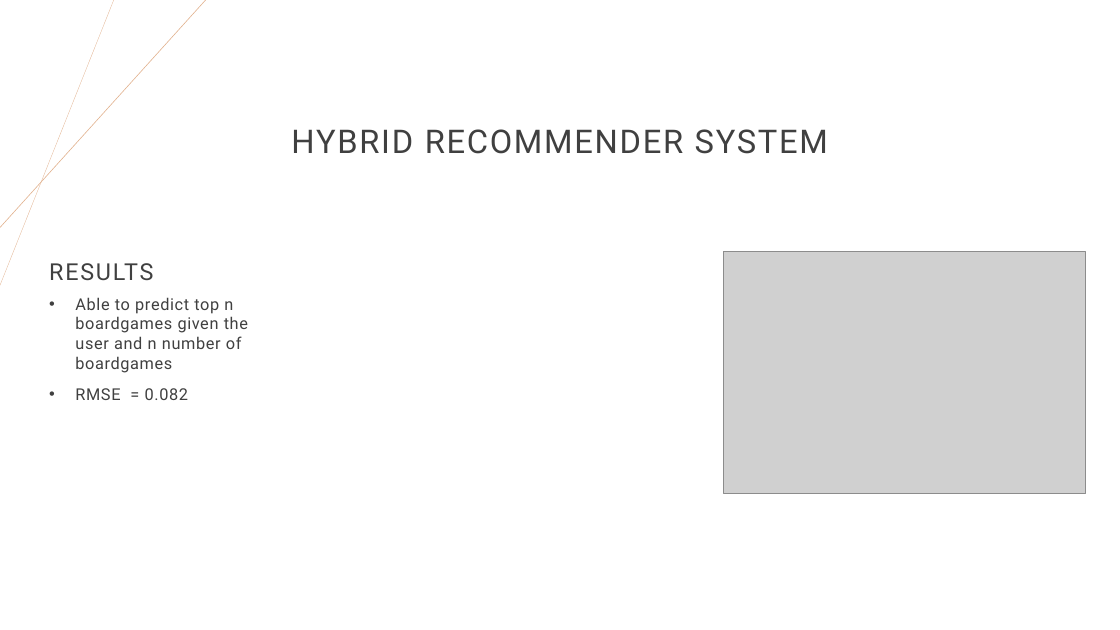
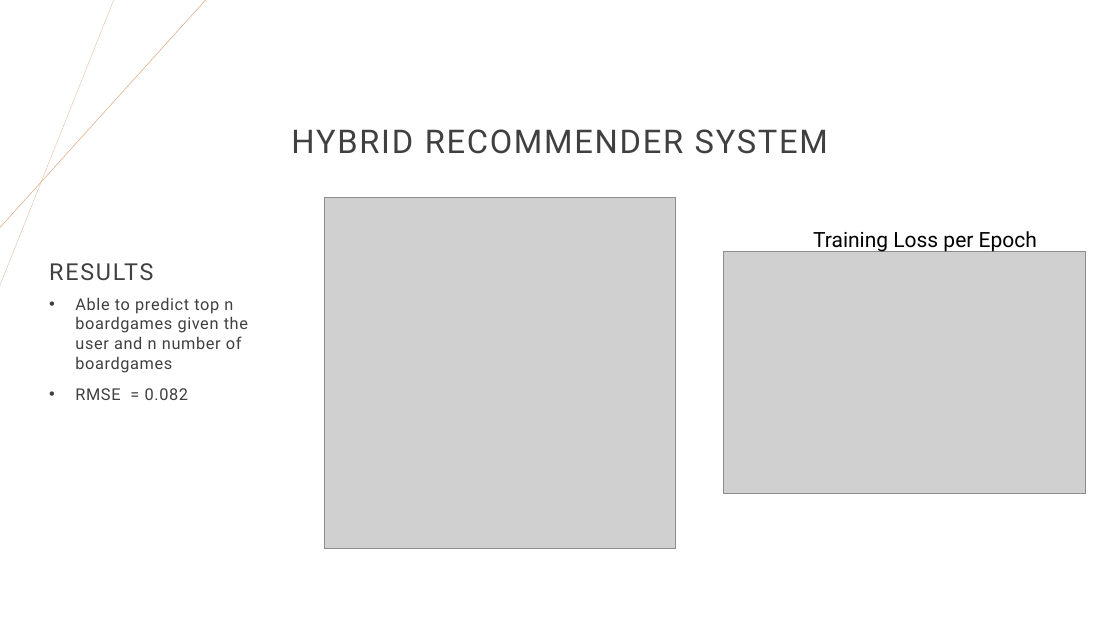
Before and after one commit to JohnathanJack/boardgame-recommender, a slide deck: slide 8 of presentation.pptx. Drawn at 1120x630 pixels with LibreOffice and Linux fonts; fonts in the diff are those of the drawing; grey boxes stand for pictures. Boxes give left, top, right and bottom in pixels: in the first picture for what was removed or moved away, otherwise in the second. Text is boxed around its words. In the diff, an @@ line names an element or a change of style, - is before the commit and + after.

Commit message:
initial completion of powerpoint. requires the demo to be added

```diff
--- a/presentation.pptx
+++ b/presentation.pptx
@@ picture added at <box>325,197,676,549</box> @@
@@ text added at <box>813,231,1037,254</box>, 18 pt, text #000000 @@
+Training Loss per Epoch
```
